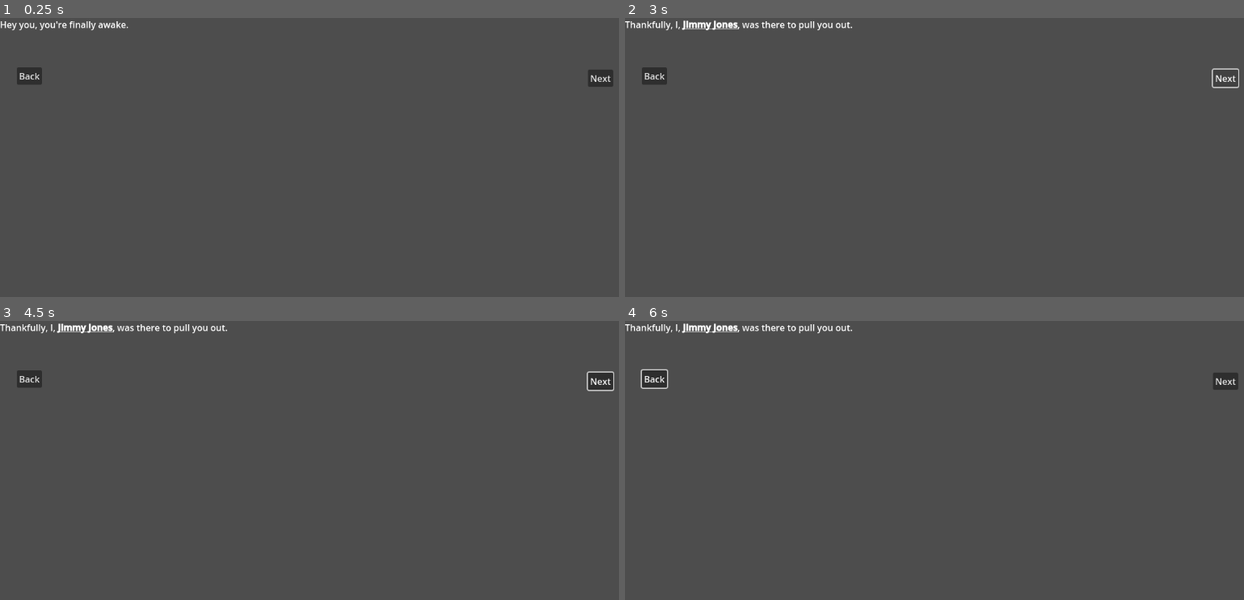
Above: before the commit, frames 1-4 (two rows, left to right).
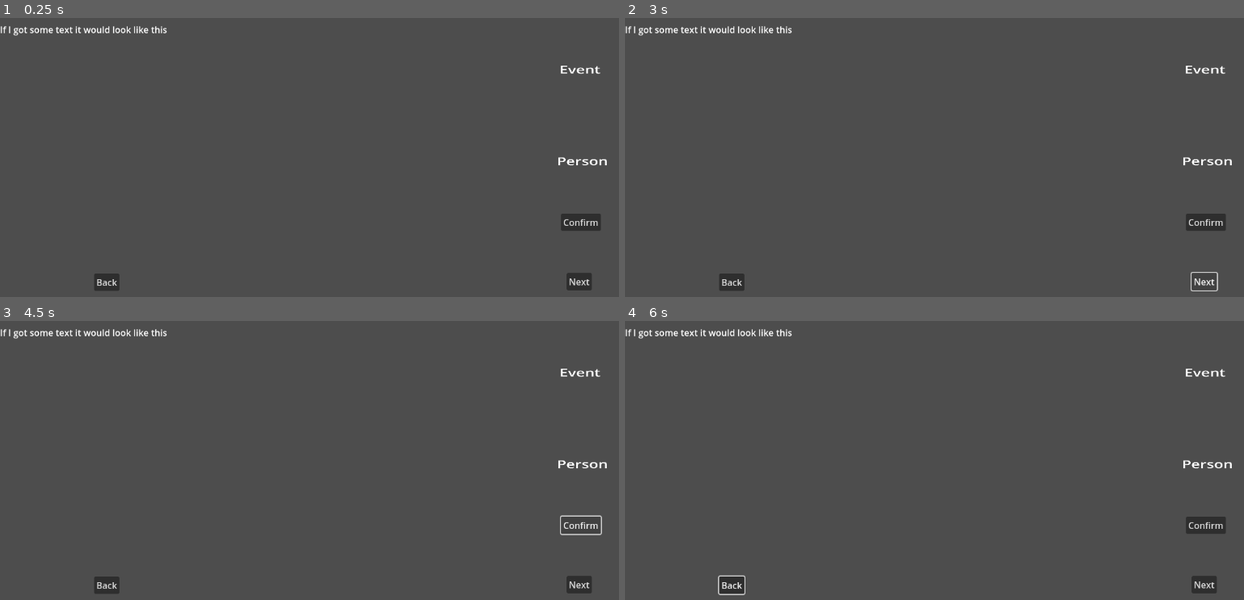
Above: after the commit, the same moments.

Repository: Goodman599/UWGameDevClubWinter2026Jam
Game: Godot game, scene res://Scenes/main.tscn
Same seed, same stepped clock (60 frames per second), same inputs: the game is played once before the commit and once after it.
Inputs (mouse positions are in pixels of both pictures, inside the frame that each line leads up to):
- Up to frame 1 (0.25 s): no input
- Up to frame 2 (3 s): click (1206, 221) at 0.5 s, where only the run after the commit has a clickable "Confirm"; click (1206, 221) at 1.25 s, where only the run after the commit has a clickable "Confirm"; click "Next" at 2 s; click "Next" at 2.75 s
- Up to frame 3 (4.5 s): click "Next" at 3.5 s; click (581, 524) at 4.25 s, where only the run after the commit has a clickable "Confirm"
- Up to frame 4 (6 s): click "Back" at 5 s; move the mouse to (1089, 485) at 5.77 s

The runs differ from the first frame. In frame 1, 2.0% of the frame differs, in the area x 0-100%, y 1-98%; in frame 2, 2.0%; in frame 3, 2.1%; in frame 4, 2.4%, in the area x 0-100%, y 0-99%.
Error before the commit: Invalid access of index '3' on a base object of type: 'Array'. (res://Scripts/base_visitor.gd:40)
Error after the commit: Parse Error: Class "DialogueBox" hides a global script class. (res://Scenes/dialogue_box.tscn::GDScript_vo4xn:2)

Commit message:
UI changes

Diff:
--- a/Scenes/dialogue_box.tscn
+++ b/Scenes/dialogue_box.tscn
@@ -1,9 +1,32 @@
 [gd_scene load_steps=2 format=3 uid="uid://osdop6onyqxw"]
 
-[ext_resource type="Script" uid="uid://b8egxdag8vmdx" path="res://Scripts/dialogue_box.gd" id="1_aetfs"]
+[sub_resource type="GDScript" id="GDScript_vo4xn"]
+script/source = "extends Node2D
+class_name DialogueBox
+
+# There will only be one instance of the dialogue box scene in the main scene.
+# Visitors will store a reference to this scene
+# Contains methods to change the text being shown and detect clicks on keywords
+
+signal keyword_clicked(keyword_text: String)
+
+# Takes a String and puts it into the Text node
+func set_text(text : String):
+	$Text.text = text
+
+
+# Called automatically when a keyword is clicked.
+# @param meta is the text clicked on, saved as a String
+func _on_text_meta_clicked(meta):
+	assert (meta is String, \"Meta wasn't a string, was: \" + meta)
+
+	var dictKey : String = meta.capitalize()
+	Keywords.keywords[dictKey] += 1
+	emit_signal(\"keyword_clicked\", meta)
+"
 
 [node name="DialogueBox" type="Node2D"]
-script = ExtResource("1_aetfs")
+script = SubResource("GDScript_vo4xn")
 
 [node name="Text" type="RichTextLabel" parent="."]
 offset_right = 1152.0
@@ -12,17 +35,24 @@
 text = "If I got some text it would look like this"
 
 [node name="Back" type="Button" parent="."]
-offset_left = 30.0
-offset_top = 88.0
-offset_right = 38.0
-offset_bottom = 96.0
+offset_left = 168.0
+offset_top = 447.0
+offset_right = 213.0
+offset_bottom = 478.0
 text = "Back"
 
 [node name="Next" type="Button" parent="."]
-offset_left = 1049.0
-offset_top = 92.0
-offset_right = 1094.0
-offset_bottom = 123.0
+offset_left = 1011.0
+offset_top = 446.0
+offset_right = 1056.0
+offset_bottom = 477.0
 text = "Next"
 
+[node name="Confirm" type="Button" parent="."]
+offset_left = 1001.0
+offset_top = 340.0
+offset_right = 1072.0
+offset_bottom = 371.0
+text = "Confirm"
+
 [connection signal="meta_clicked" from="Text" to="." method="_on_text_meta_clicked"]
--- a/Scenes/main.tscn
+++ b/Scenes/main.tscn
@@ -1,11 +1,48 @@
-[gd_scene load_steps=3 format=3 uid="uid://jop1da2n63nx"]
+[gd_scene load_steps=7 format=3 uid="uid://jop1da2n63nx"]
 
 [ext_resource type="PackedScene" uid="uid://c08jn70lnn2bm" path="res://Scenes/jimmy_jones.tscn" id="1_1k0k3"]
-[ext_resource type="PackedScene" uid="uid://osdop6onyqxw" path="res://Scenes/dialogue_box.tscn" id="2_43rbr"]
+[ext_resource type="Script" path="res://Scripts/main.gd" id="1_8gbba"]
+[ext_resource type="PackedScene" path="res://Scenes/ui.tscn" id="3_8gbba"]
+[ext_resource type="Script" path="res://Scripts/david_doyle.gd" id="3_21xkr"]
+[ext_resource type="PackedScene" uid="uid://cawextt8su2ct" path="res://Scenes/submission_box.tscn" id="4_kry3j"]
+[ext_resource type="PackedScene" uid="uid://osdop6onyqxw" path="res://Scenes/dialogue_box.tscn" id="5_kry3j"]
 
 [node name="Main" type="Node2D"]
+script = ExtResource("1_8gbba")
 
 [node name="JimmyJones" parent="." node_paths=PackedStringArray("dialogue_box") instance=ExtResource("1_1k0k3")]
+script = ExtResource("3_21xkr")
 dialogue_box = NodePath("../DialogueBox")
 
-[node name="DialogueBox" parent="." instance=ExtResource("2_43rbr")]
+[node name="DialogueBox" parent="." instance=ExtResource("5_kry3j")]
+unique_name_in_owner = true
+position = Vector2(0, 9)
+
+[node name="Submission Box" parent="." instance=ExtResource("4_kry3j")]
+position = Vector2(1036.0001, 90.99999)
+
+[node name="Event" type="RichTextLabel" parent="Submission Box"]
+offset_left = -43.106358
+offset_top = -19.619736
+offset_right = 145.10754
+offset_bottom = 220.2584
+scale = Vector2(0.48216546, 0.47186735)
+theme_override_font_sizes/normal_font_size = 64
+bbcode_enabled = true
+text = "Event"
+
+[node name="Submission Box2" parent="." instance=ExtResource("4_kry3j")]
+position = Vector2(1035, 259)
+
+[node name="Event" type="RichTextLabel" parent="Submission Box2"]
+offset_left = -46.50949
+offset_top = -27.165794
+offset_right = 240.51663
+offset_bottom = 212.71234
+scale = Vector2(0.48216546, 0.47186735)
+theme_override_font_sizes/normal_font_size = 64
+bbcode_enabled = true
+text = "Person
+"
+
+[node name="UI" parent="." instance=ExtResource("3_8gbba")]
--- /dev/null
+++ b/Scenes/submission_box.tscn
@@ -0,0 +1,22 @@
+[gd_scene load_steps=3 format=3 uid="uid://cawextt8su2ct"]
+
+[ext_resource type="Texture2D" uid="uid://8elgd0uumsaa" path="res://Assets/CardSlot.png" id="1_ysex3"]
+
+[sub_resource type="RectangleShape2D" id="RectangleShape2D_rql5e"]
+size = Vector2(124.78159, 217.3259)
+
+[node name="Submission Box" type="Node2D"]
+scale = Vector2(0.88154024, 0.66259885)
+
+[node name="Card Slot" type="Sprite2D" parent="."]
+scale = Vector2(0.7152456, 0.8439179)
+texture = ExtResource("1_ysex3")
+
+[node name="DetectionArea" type="Area2D" parent="."]
+
+[node name="CollisionShape2D" type="CollisionShape2D" parent="DetectionArea"]
+position = Vector2(-3.7863956e-06, 3.5982348e-06)
+scale = Vector2(1, 1.000001)
+shape = SubResource("RectangleShape2D_rql5e")
+
+[node name="CardContainer" type="Node2D" parent="."]
--- a/Scripts/base_night_visitor.gd
+++ /dev/null
@@ -1,5 +0,0 @@
-extends BaseVisitor
-class_name BaseNightVisitor
-
-func take_card():
-	pass
--- /dev/null
+++ b/Scripts/submission_box.gd
@@ -0,0 +1,186 @@
+extends Node2D
+class_name SubmissionEventBox
+
+@export var max_cards: int = 3
+@export var target_text_node: RichTextLabel
+@export var accepted_card_type: String
+@export var highlight_color: Color = Color(0.3, 0.8, 0.3, 0.3)
+@export var normal_color: Color = Color(0.2, 0.2, 0.2, 0.2)
+@export var wrong_type_color: Color = Color(1, 0.3, 0.3, 0.8)
+
+var cards: Array = []
+var stuck_cards: Array = []
+var is_highlighted: bool = false
+
+@onready var detection_area = $DetectionArea
+@onready var card_container = $CardContainer
+
+signal card_added(card: Control, box: SubmissionEventBox)
+signal card_removed(card: Control, box: SubmissionEventBox)
+signal submission_ready(cards: Array)
+signal wrong_card_type(card: Control, box: SubmissionEventBox)
+
+func _ready():
+	if detection_area:
+		detection_area.mouse_entered.connect(_on_mouse_entered)
+		detection_area.mouse_exited.connect(_on_mouse_exited)
+
+	update_appearance()
+	add_to_group("submission_area")
+
+func _on_mouse_entered():
+	if not is_highlighted:
+		is_highlighted = true
+		update_appearance()
+
+func _on_mouse_exited():
+	if is_highlighted:
+		is_highlighted = false
+		update_appearance()
+
+func update_appearance():
+	if is_highlighted:
+		if target_text_node:
+			target_text_node.modulate = highlight_color
+	else:
+		if target_text_node:
+			target_text_node.modulate = Color(1, 1, 1, 1)
+
+func accepts_card_type(card_type: String) -> bool:
+	return card_type == accepted_card_type
+
+func can_accept_card(card_type: String) -> bool:
+	return accepts_card_type(card_type) and cards.size() < max_cards
+
+func add_card(card: Control) -> bool:
+	var card_type = card.get_card_type() if card.has_method("get_card_type") else ""
+
+	if not accepts_card_type(card_type):
+		wrong_card_type.emit(card, self)
+		show_wrong_type_feedback()
+		return false
+
+	if cards.size() >= max_cards:
+		return false
+
+	if card.has_method("remove_from_area"):
+		card.remove_from_area()
+
+	cards.append(card)
+
+	var card_2d = create_sticky_card(card)
+	stuck_cards.append(card_2d)
+	card_container.add_child(card_2d)
+	position_sticky_card(card_2d, cards.size() - 1)
+
+	if card.has_method("set_stuck_to_box"):
+		card.set_stuck_to_box(self)
+
+	update_appearance()
+	card_added.emit(card, self)
+
+	if cards.size() == max_cards:
+		submission_ready.emit(cards)
+
+	return true
+
+func remove_card(card: Control):
+	var index = cards.find(card)
+	if index != -1:
+		if index < stuck_cards.size():
+			var card_2d = stuck_cards[index]
+			card_container.remove_child(card_2d)
+			card_2d.queue_free()
+			stuck_cards.remove_at(index)
+
+		cards.remove_at(index)
+
+		if card.has_method("set_stuck_to_box"):
+			card.set_stuck_to_box(null)
+
+		reposition_cards()
+
+		update_appearance()
+		card_removed.emit(card, self)
+
+func create_sticky_card(card: Control) -> Sprite2D:
+	var card_2d = Sprite2D.new()
+	card_2d.name = "StickyCard_" + card.memory_key
+
+	var image = Image.create(120, 180, false, Image.FORMAT_RGBA8)
+
+	var card_color = Color(0.3, 0.3, 0.4)
+	if card.has_method("get_card_type"):
+		match card.get_card_type():
+			"Person":
+				card_color = Color("#29abe2")
+			"Event":
+				card_color = Color("#22b14c")
+
+	image.fill(card_color)
+	card_2d.texture = ImageTexture.create_from_image(image)
+	card_2d.scale = Vector2(0.3, 0.3)
+	card_2d.z_index = 5
+
+	card_2d.set_meta("ui_card", card)
+	card_2d.set_meta("submission_box", self)
+
+	return card_2d
+
+func position_sticky_card(card_2d: Sprite2D, index: int):
+	if not target_text_node:
+		return
+
+	var text_pos = target_text_node.global_position
+	var text_size = target_text_node.size
+
+	var card_spacing = 80
+	var total_width = min(max_cards, cards.size()) * card_spacing
+	var start_x = text_pos.x + (text_size.x - total_width) / 2 + card_spacing / 2
+
+	var target_x = start_x + index * card_spacing
+	var target_y = text_pos.y - 70
+
+	var tween = create_tween().set_trans(Tween.TRANS_BACK).set_ease(Tween.EASE_OUT)
+	tween.tween_property(card_2d, "global_position", Vector2(target_x, target_y), 0.4)
+
+	var rotation = randf_range(-10, 10)
+	tween.parallel().tween_property(card_2d, "rotation_degrees", rotation, 0.3)
+
+func show_wrong_type_feedback():
+	if target_text_node:
+		var original_modulate = target_text_node.modulate
+		var tween = create_tween()
+		tween.tween_property(target_text_node, "modulate", wrong_type_color, 0.2)
+		tween.tween_property(target_text_node, "modulate", original_modulate, 0.2).set_delay(0.2)
+
+func reposition_cards():
+	for i in range(stuck_cards.size()):
+		position_sticky_card(stuck_cards[i], i)
+
+func clear_cards():
+	for card in cards.duplicate():
+		remove_card(card)
+
+func get_card_data() -> Array:
+	var data = []
+	for card in cards:
+		if card.has_method("get_memory_data"):
+			data.append(card.get_memory_data())
+	return data
+
+func set_highlight(should_highlight: bool):
+	if should_highlight and cards.size() < max_cards:
+		is_highlighted = true
+	elif not should_highlight:
+		is_highlighted = false
+	update_appearance()
+
+func get_detection_rect() -> Rect2:
+	if detection_area:
+		var shape = detection_area.get_child(0) as CollisionShape2D
+		if shape:
+			var global_pos = detection_area.global_position
+			var shape_size = shape.shape.size
+			return Rect2(global_pos - shape_size / 2, shape_size)
+	return Rect2()
Not shown, removed: Scripts/base_night_visitor.gd.uid
Not shown, added: Scripts/submission_box.gd.uid
